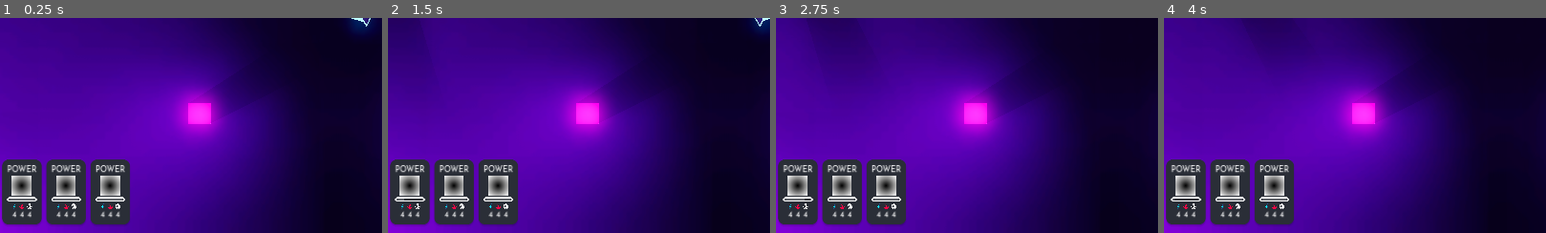
Above: before the commit, frames 1-4 (left to right).
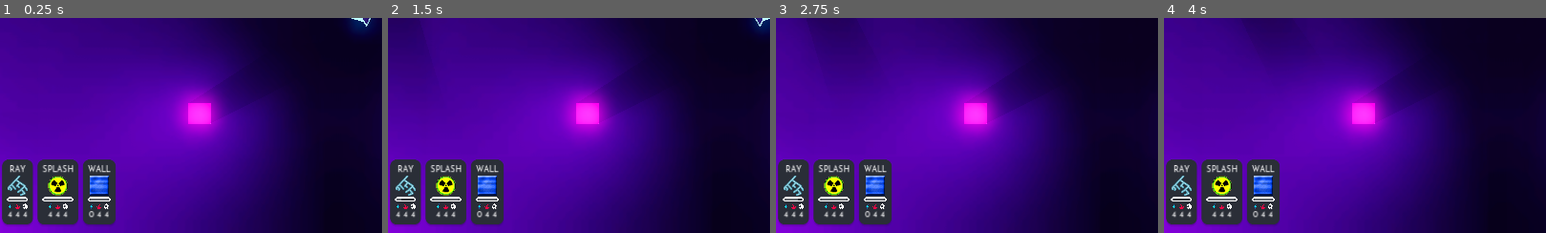
Above: after the commit, the same moments.

Repository: salvarezri/visual-computing-project
Game: Godot game, scene res://scenes/main.tscn
The game is run twice, just before and just after one commit, with the same random seed, the same clock (stepped at 60 frames per second) and the same inputs.
Inputs (mouse positions are % of the whole screen's width and height, from its top left):
- Up to frame 1 (0.25 s): no input
- Up to frame 2 (1.5 s): click (5, 89) at 0.52 s; move the mouse to (72, 45) at 1.27 s; hold Right (ui_right) from 1.28 s (still down); click (72, 45) at 1.35 s
- Up to frame 3 (2.75 s): move the mouse to (1, 20) at 2.02 s; release Right (ui_right) at 2.03 s; hold Down (ui_down) from 2.03 s (still down); click (1, 20) at 2.1 s
- Up to frame 4 (4 s): move the mouse to (60, 28) at 2.77 s; release Down (ui_down) at 2.78 s; hold Right (ui_right) 2.78-3.53 s; click (60, 28) at 2.85 s; move the mouse to (45, 70) at 3.52 s; hold Up (ui_up) from 3.53 s (still down); click (45, 70) at 3.6 s
The pictures show only the part of the screen within x 2-52%, y 50-100%; the shares and areas given below are measured in that part.

The runs differ from the first frame. In frame 1, 5.9% of the frame differs, in the area x 2-34%, y 65-97%; in frame 2, 5.9%; in frame 3, 5.9%; in frame 4, 5.9%.

Commit message:
add icons to powers

Diff:
--- a/scenes/ui/GameUi.tscn
+++ b/scenes/ui/GameUi.tscn
@@ -6,7 +6,19 @@
 [ext_resource type="Texture2D" uid="uid://w7agymhl30te" path="res://assets/UI/asset/png@3x/Icon/lighting.png" id="5_ujju5"]
 [ext_resource type="PackedScene" uid="uid://bv0wcs3b83ap2" path="res://scenes/ui/powerCard.tscn" id="7_hwwmg"]
 [ext_resource type="Texture2D" uid="uid://ea0cc17jdyqq" path="res://assets/UI/asset/png@3x/ProgressBar/no_color_background.png" id="8_4if5f"]
+[ext_resource type="Texture2D" uid="uid://c2gm8uxy4w8te" path="res://assets/UI/asset/png@3x/Icon/rayos.png" id="8_p5ax6"]
+[ext_resource type="Texture2D" uid="uid://cdl2srcnp1rh7" path="res://assets/UI/asset/png@3x/Icon/ray_hover.png" id="9_4n8wu"]
 [ext_resource type="Texture2D" uid="uid://ckxysec7r0fpc" path="res://assets/UI/asset/png@3x/ProgressBar/no_color_progress.png" id="9_olrm0"]
+[ext_resource type="Texture2D" uid="uid://cmr1sietw63ht" path="res://assets/UI/asset/png@3x/Icon/ray_clicked.png" id="10_k2eg8"]
+[ext_resource type="Texture2D" uid="uid://cmt3kd57t04uk" path="res://assets/UI/asset/png@3x/Icon/ray_disabled.png" id="11_ompjw"]
+[ext_resource type="Texture2D" uid="uid://bk2sqsp1lnlan" path="res://assets/UI/asset/png@3x/Icon/toxic.png" id="12_5xssg"]
+[ext_resource type="Texture2D" uid="uid://rxthdu4my5e1" path="res://assets/UI/asset/png@3x/Icon/toxic_hover.png" id="13_g6nkh"]
+[ext_resource type="Texture2D" uid="uid://bm27ltshalbg1" path="res://assets/UI/asset/png@3x/Icon/toxic_click.png" id="14_381vt"]
+[ext_resource type="Texture2D" uid="uid://b4qnffdu6y61f" path="res://assets/UI/asset/png@3x/Icon/toxic_DISABLED.png" id="15_xe4dh"]
+[ext_resource type="Texture2D" uid="uid://do05hkhb23yhs" path="res://assets/UI/asset/png@3x/Icon/Wall.png" id="16_ij2ak"]
+[ext_resource type="Texture2D" uid="uid://djc7y7lq6f72m" path="res://assets/UI/asset/png@3x/Icon/Wall_hover.png" id="17_a3fmg"]
+[ext_resource type="Texture2D" uid="uid://dal8egmebtw8j" path="res://assets/UI/asset/png@3x/Icon/Wall_clicked.png" id="18_25rim"]
+[ext_resource type="Texture2D" uid="uid://bt62yqoulr32s" path="res://assets/UI/asset/png@3x/Icon/Wall_disabled.png" id="19_1rt5f"]
 
 [sub_resource type="StyleBoxEmpty" id="StyleBoxEmpty_u4to4"]
 
@@ -108,14 +120,18 @@
 [node name="RayPowerCard" parent="Powers/M/H" instance=ExtResource("7_hwwmg")]
 layout_mode = 2
 power_name = "RAY"
+button_imgs = Array[Texture2D]([ExtResource("8_p5ax6"), ExtResource("9_4n8wu"), ExtResource("10_k2eg8"), ExtResource("11_ompjw")])
 
 [node name="SplashPowerCard2" parent="Powers/M/H" instance=ExtResource("7_hwwmg")]
 layout_mode = 2
 power_name = "SPLASH"
+button_imgs = Array[Texture2D]([ExtResource("12_5xssg"), ExtResource("13_g6nkh"), ExtResource("14_381vt"), ExtResource("15_xe4dh")])
 
 [node name="WallPowerCard3" parent="Powers/M/H" instance=ExtResource("7_hwwmg")]
 layout_mode = 2
 power_name = "WALL"
+button_imgs = Array[Texture2D]([ExtResource("16_ij2ak"), ExtResource("17_a3fmg"), ExtResource("18_25rim"), ExtResource("19_1rt5f")])
+energy_cost = 0
 
 [connection signal="mouse_entered" from="Powers" to="." method="_on_powers_mouse_entered"]
 [connection signal="mouse_exited" from="Powers" to="." method="_on_powers_mouse_exited"]
--- a/scenes/ui/powerCard.gd
+++ b/scenes/ui/powerCard.gd
@@ -8,14 +8,23 @@
 @onready var tim_label_node: Label = $V/H/V3/TimeLable
 
 @export var power_name: String = "<power_name>"
-@export var button_imgs: Array[ImageTexture]
+@export var button_imgs: Array[Texture2D]
 @export var energy_cost: int = 4
 @export var dmg_power: int = 4
 @export var waiting_time: int = 4
 var on_panel = false
 # Called when the node enters the scene tree for the first time.
 func _ready():
-	pass # Replace with function body.
+	power_name_node.text = power_name
+	ene_label_node.text = String.num_int64(energy_cost)
+	pow_label_node.text = String.num_int64(dmg_power)
+	tim_label_node.text = String.num_int64(waiting_time)
+	if button_imgs.size()>=4:
+		button_img_node.texture_normal = button_imgs[0]
+		button_img_node.texture_hover = button_imgs[1]
+		button_img_node.texture_pressed = button_imgs[2]
+		button_img_node.texture_disabled = button_imgs[3]
+
 
 func update_progress(progress:int):
 	pass
Renamed: scenes/game/Wall.png -> assets/UI/asset/png@3x/Icon/Wall.png
Not shown, added: assets/UI/asset/png@3x/Icon/Wall.png.import
Binary file added: assets/UI/asset/png@3x/Icon/Wall_clicked.png
Not shown, added: assets/UI/asset/png@3x/Icon/Wall_clicked.png.import
Binary file added: assets/UI/asset/png@3x/Icon/Wall_disabled.png
Not shown, added: assets/UI/asset/png@3x/Icon/Wall_disabled.png.import
Binary file added: assets/UI/asset/png@3x/Icon/Wall_hover.png
Not shown, added: assets/UI/asset/png@3x/Icon/Wall_hover.png.import
Binary file added: assets/UI/asset/png@3x/Icon/ray_clicked.png
Not shown, added: assets/UI/asset/png@3x/Icon/ray_clicked.png.import
Binary file added: assets/UI/asset/png@3x/Icon/ray_disabled.png
Not shown, changed: assets/UI/asset/png@3x/Icon/ray_disabled.png.import
(and 21 more such lines)
